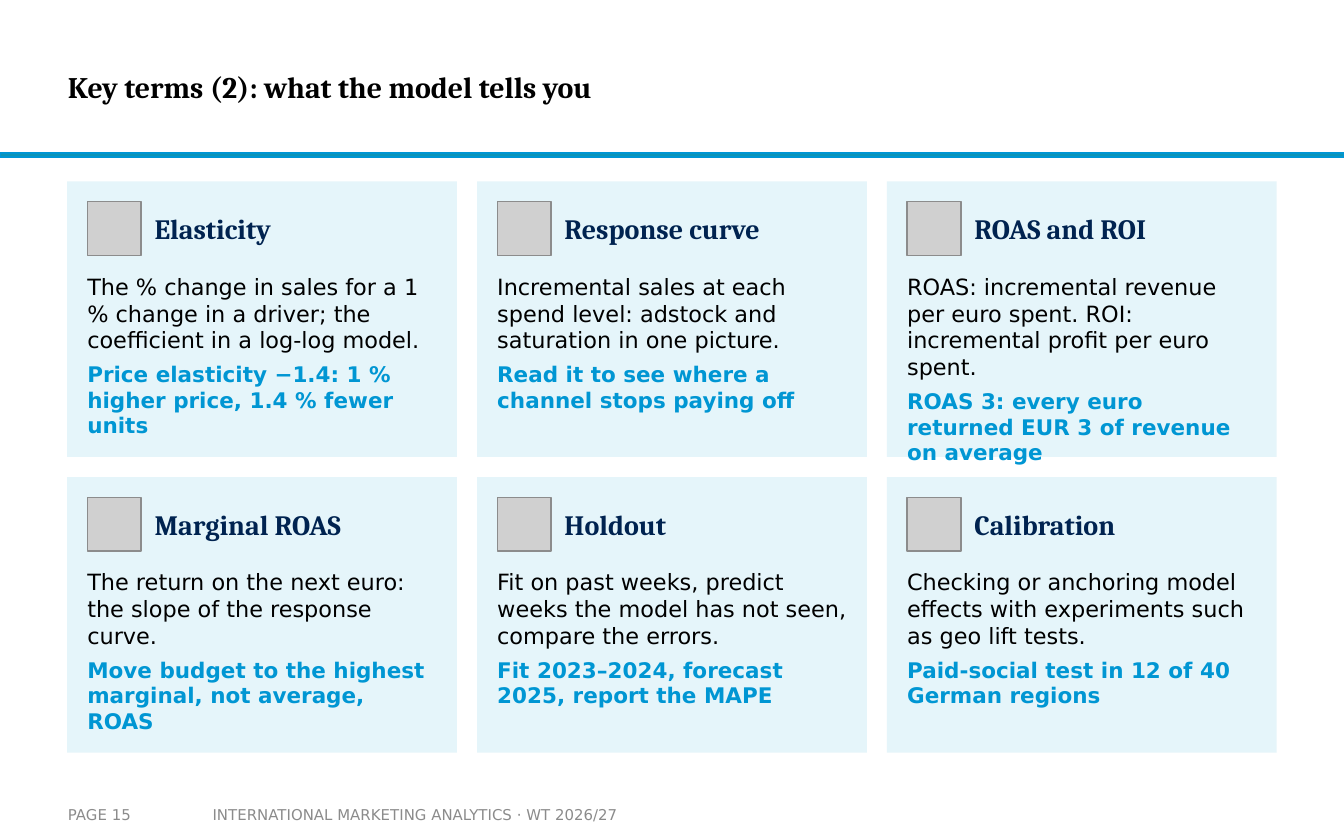
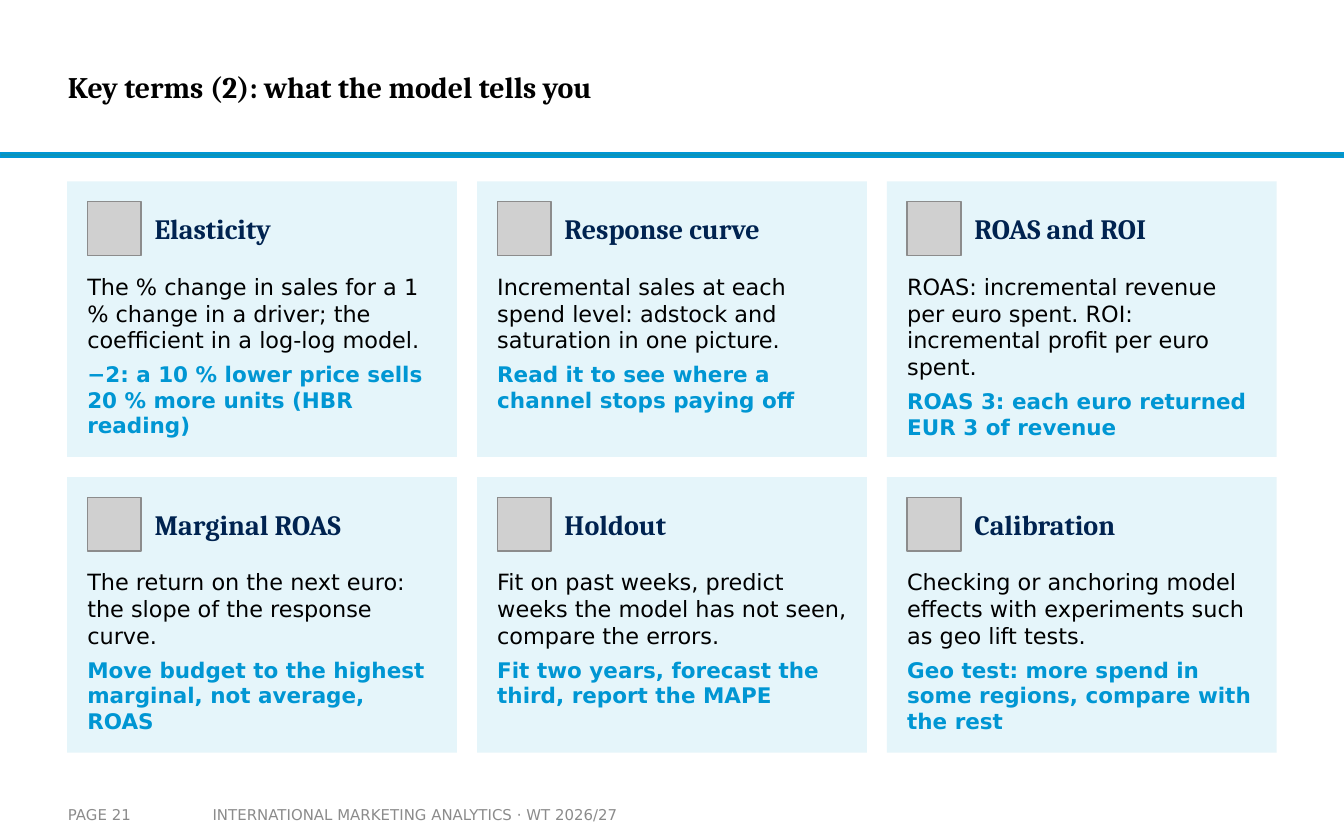
Before and after one commit to arnefloh-wu/International-Marketing-Analytics, a slide deck: slide 21 of slides/02a_intro-to-mmm_WT26-27.pptx (slide 15 before the commit). Drawn at 1344x840 pixels with LibreOffice and Linux fonts; fonts in the diff are those of the drawing; grey boxes stand for pictures; background and template pictures are left out. Boxes give left, top, right and bottom in pixels: in the first picture for what was removed or moved away, otherwise in the second. Text is boxed around its words. In the diff, an @@ line names an element or a change of style, - is before the commit and + after.

```diff
--- a/slides/02a_intro-to-mmm_WT26-27.pptx
+++ b/slides/02a_intro-to-mmm_WT26-27.pptx
@@ text at [87, 365, 422, 438]: text changed @@
-Price elasticity −1.4: 1 % higher price, 1.4 % fewer units
+−2: a 10 % lower price sells 20 % more units (HBR reading)
@@ text at [907, 392, 1246, 436]: text changed @@
-ROAS 3: every euro returned EUR 3 of revenue on average
+ROAS 3: each euro returned EUR 3 of revenue
@@ text at [497, 661, 819, 708]: text changed @@
-Fit 2023–2024, forecast 2025, report the MAPE
+Fit two years, forecast the third, report the MAPE
@@ text at [907, 661, 1251, 730]: text changed @@
-Paid-social test in 12 of 40 German regions
+Geo test: more spend in some regions, compare with the rest
@@ page number at [68, 809, 131, 820]: text changed @@
-PAGE 15
+PAGE 21
```
Also in this commit, not shown: 22 other slides changed, 1 slide removed, 3 other files.
